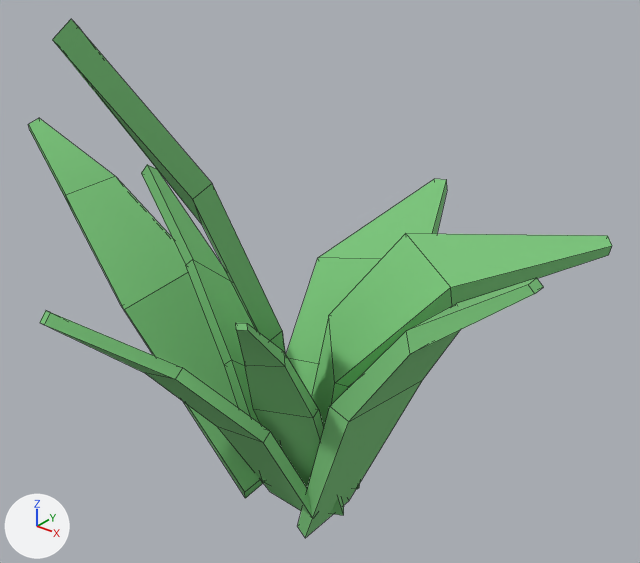
Renders of the FBX model Assets/Low Poly Simple Urban City 3D Asset Pack/Models/NadavProps/GrassBig.fbx from each side of a commit.
Camera for both pictures: a 50 mm lens placed at (0.86, -1.076, 1.137), pointed at (-0.102, 0.127, 0.392). The lights are fixed; the arrows at lower left show +X, +Y and +Z. Mesh edges are drawn as thin lines. Where no turn or scale is listed for an object, it has been applied to the vertices.

Before the edit, the objects in view are built like this:
```python
me_mesh = bpy.data.meshes.new('Mesh')
me_mesh.from_pydata(...)  # 128 vertices, 104 faces; spans x -0.674..0.403, y -0.386..0.666, z -0.031..0.946
me_mesh.materials.append(mat_colorrange)  # picture img_tex_psd
ob_grass2 = bpy.data.objects.new('Grass2', me_mesh)
ob_grass2.location = (0.0, 0.0, 0.0)
```
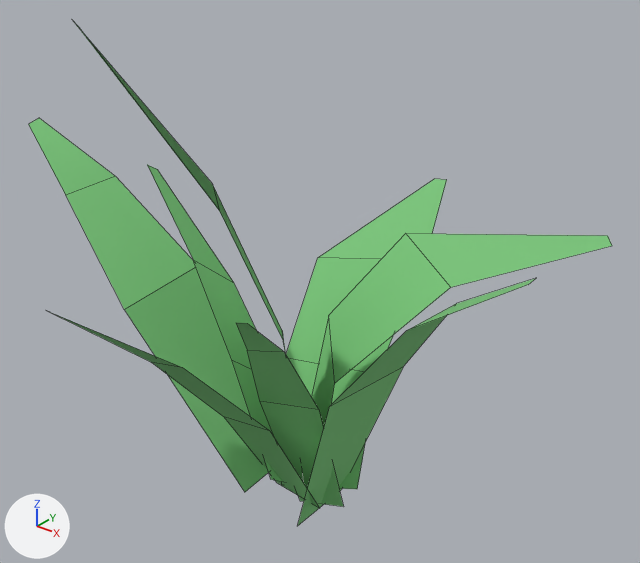
The change, as a diff of the scene's bpy script:
```diff
--- a/Assets/Low Poly Simple Urban City 3D Asset Pack/Models/NadavProps/GrassBig.fbx.py
+++ b/Assets/Low Poly Simple Urban City 3D Asset Pack/Models/NadavProps/GrassBig.fbx.py
@@ me_mesh @@
 # used by ob_grass2; location = (0.0, 0.0, 0.0)
-me_mesh.from_pydata(...)  # 128 vertices, 104 faces; spans x -0.674..0.403, y -0.386..0.666, z -0.031..0.946
+me_mesh.from_pydata(...)  # 64 vertices, 24 faces; spans x -0.67..0.392, y -0.364..0.66, z -0.008..0.946
+# me_mesh part 1
+# 64 vertices are removed from x -0.674..0.403, y -0.386..0.666, z -0.031..0.92
+# 80 faces are deleted
 me_mesh.materials.append(mat_colorrange)
```

What differs and where, as boxes (x1, y1, x2, y2) in the pictures (640 x 563 px):
'Grass2', reshaped: before (28, 19, 612, 538); after (29, 21, 612, 525)
part 1 of me_mesh, deleted (green): before (28, 19, 612, 538)
